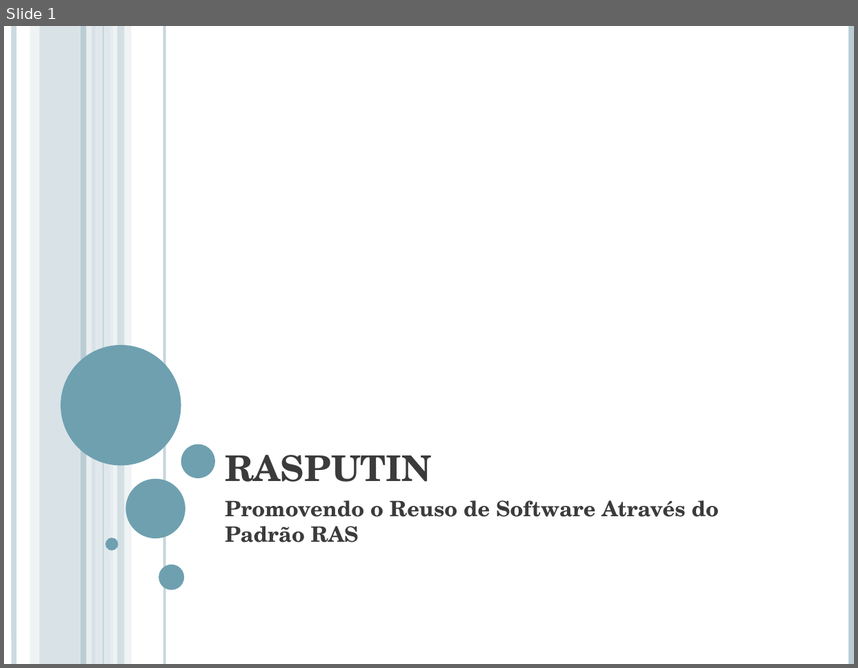
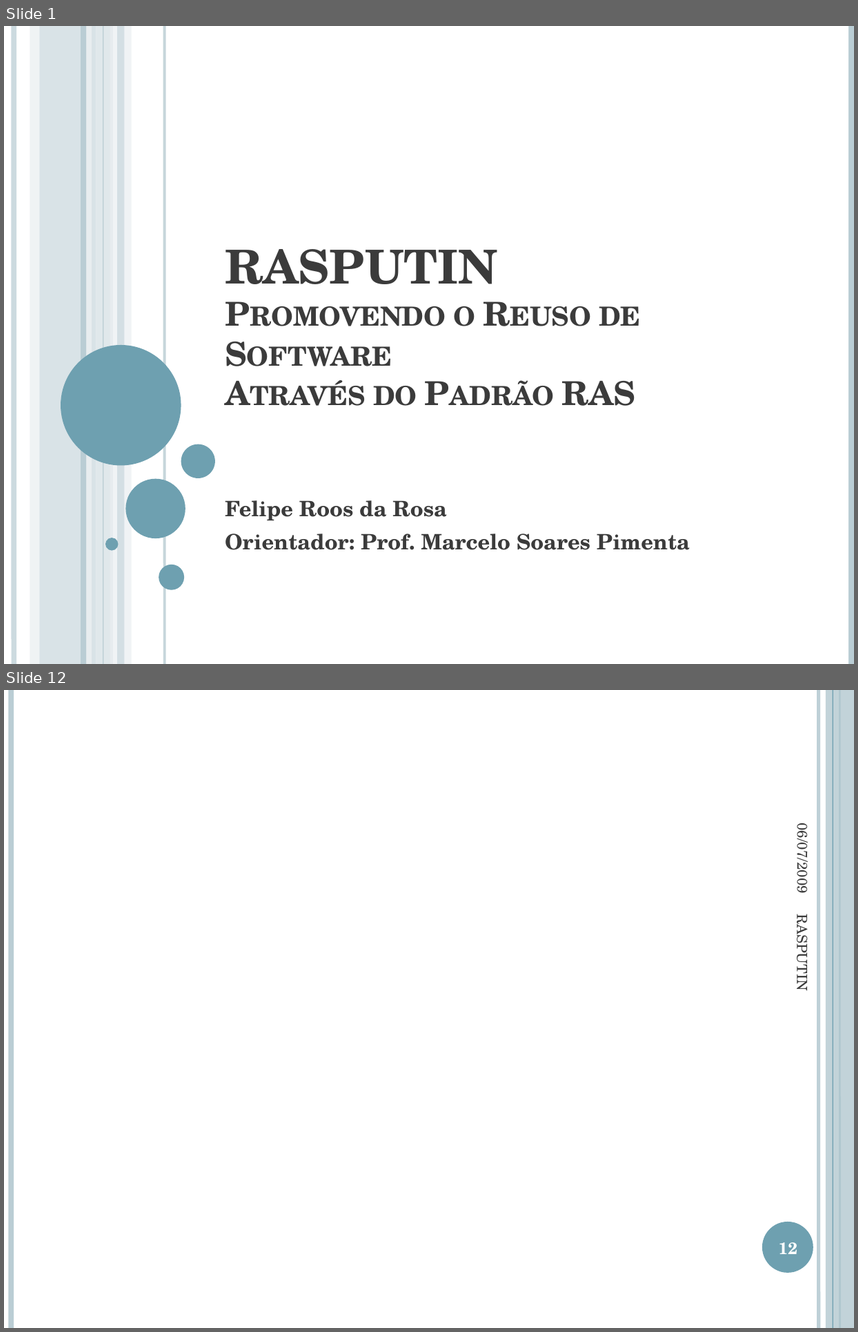
Before and after one commit to jmftrindade/ras4maven, a slide deck: PromotingSoftwareReuseWithRAS/RASPUTIN.pptx. Shown one above the other, each under a label of ours: slide 1 before the commit, slides 1 and 12 after it; the slides between them are not shown. The pictures are 858x668 and 858x1332 pixels, drawn with LibreOffice and Linux fonts; fonts in the diff are those of the drawing. Boxes give left, top, right and bottom in pixels: in the first picture for what was removed or moved away, otherwise in the second. Text is boxed around its words. In the diff, an @@ line names an element or a change of style, - is before the commit and + after.

```diff
--- a/PromotingSoftwareReuseWithRAS/RASPUTIN.pptx
+++ b/PromotingSoftwareReuseWithRAS/RASPUTIN.pptx
@@ slide 12 added at (4,690,854,1328), background #FFFFFF @@
@@ line added from (11, 690) to (11, 1328), #BACDD4 4.5 pt @@
@@ line added from (818, 690) to (818, 1328), #BACDD4 3 pt @@
@@ rectangle added at (826,690,854,1328), fill #BACDD4 at 87% opacity @@
@@ line added from (833, 690) to (833, 1328), #6EA0B0 0.75 pt @@
@@ line added from (840, 690) to (840, 1328), #6EA0B0 1.5 pt @@
@@ text added at (793,829,813,891), 12 pt, text #3B3B3B @@
+06/07/2009
@@ text added at (792,922,813,989), 12 pt, text #3B3B3B @@
+RASPUTIN
@@ ellipse added at (762,1221,813,1272), fill #6EA0B0 @@
@@ page number added at (779,1242,798,1254), 14 pt, text #FFFFFF, bold @@
+12
@@ slide 1 changed as well @@
@@ title at (225,249,641,405): text changed; size 30 to 27.9 pt @@
-RASPUTIN
+RASPUTIN
+Promovendo o Reuso de Software
+Através do Padrão RAS
@@ subtitle at (225,500,690,550): text changed @@
-Promovendo o Reuso de Software Através do Padrão RAS
+Felipe Roos da Rosa
+Orientador: Prof. Marcelo Soares Pimenta
```
Also in this commit, not shown: 19 other slides added, 2 slides removed.
